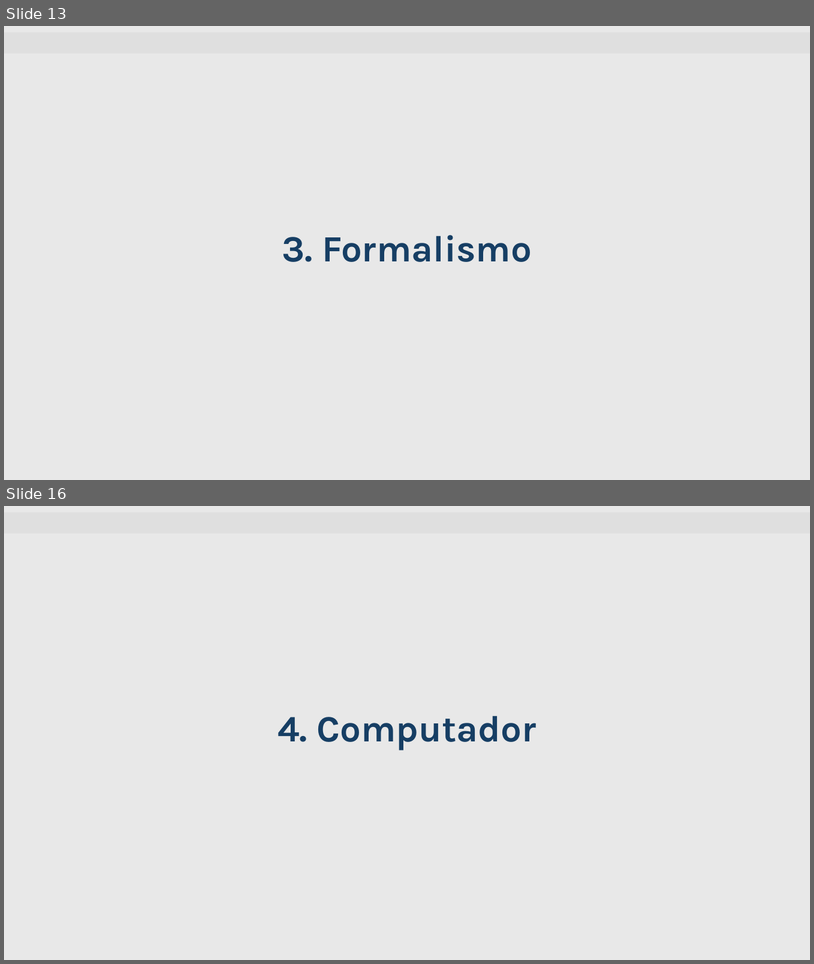
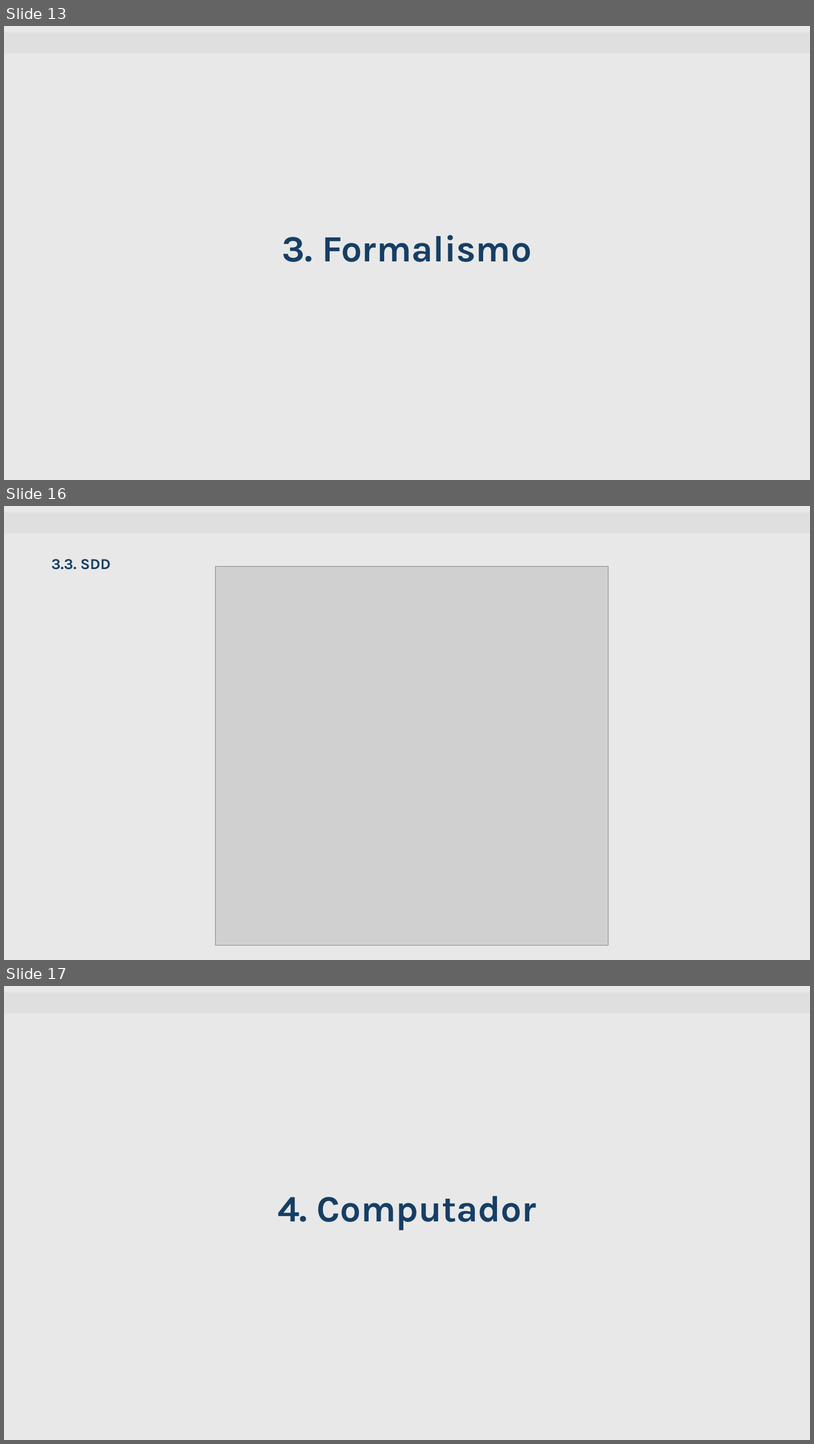
Before and after one commit to mattedi/Simulacao-2026, a slide deck: GuilhermeBackLucasFritzke/Template_Semnario_Grupo_Guilherme_Lucas_V5.pptx. Shown one above the other, each under a label of ours: slides 13 and 16 before the commit, slides 13, 16 and 17 after it; the slides between them are not shown. The pictures are 814x964 and 814x1444 pixels, drawn with LibreOffice and Linux fonts; fonts in the diff are those of the drawing; grey boxes stand for pictures; background and template pictures are left out. Boxes give left, top, right and bottom in pixels: in the first picture for what was removed or moved away, otherwise in the second. Text is boxed around its words. In the diff, an @@ line names an element or a change of style, - is before the commit and + after.

```diff
--- a/GuilhermeBackLucasFritzke/Template_Semnario_Grupo_Guilherme_Lucas_V5.pptx
+++ b/GuilhermeBackLucasFritzke/Template_Semnario_Grupo_Guilherme_Lucas_V5.pptx
@@ slide 16 added at box(4, 506, 810, 960), background #E8E8E8; not listed: 1 template element that a slide beside it also shows @@
@@ text added at box(51, 559, 111, 570), 18 pt, text #163E64, bold @@
+3.3. SDD
@@ picture added at box(216, 567, 609, 945) @@
@@ what was slide 16 is now slide 17 @@
```
Also in this commit, not shown: 2 slides changed, 2 other slides added, 1 slide removed, 1 other file.
